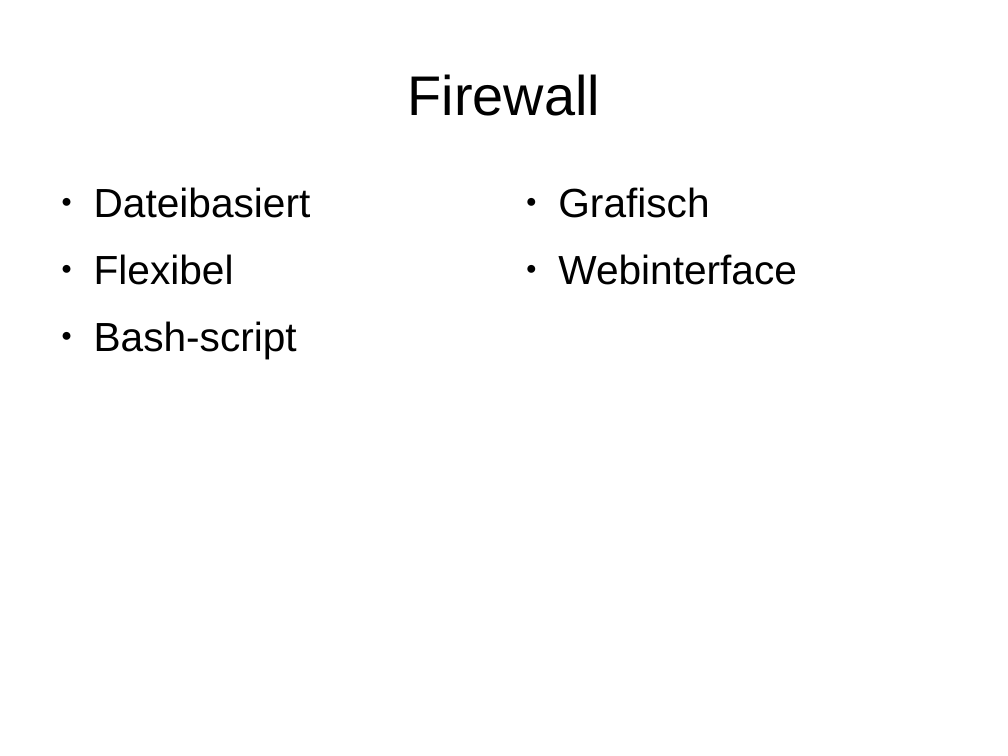
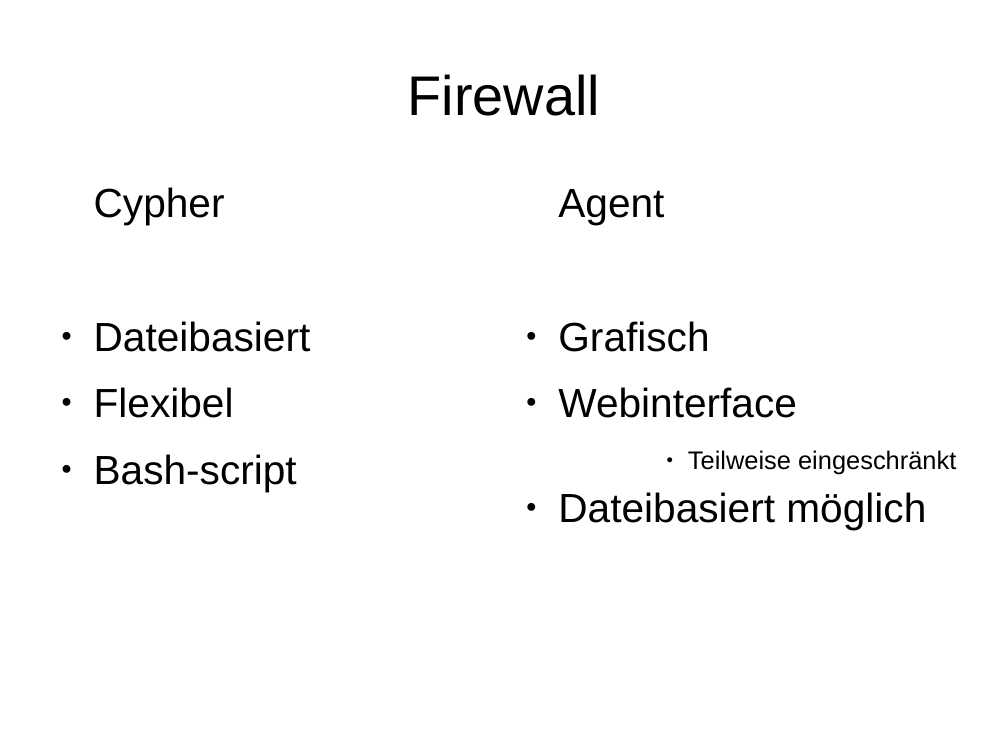
Before and after one commit to benf/trashbin, a slide deck: slide 4 of labor/presentation.odp. Drawn at 1008x756 pixels with LibreOffice and Linux fonts; fonts in the diff are those of the drawing. Boxes give left, top, right and bottom in pixels: in the first picture for what was removed or moved away, otherwise in the second. Text is boxed around its words. In the diff, an @@ line names an element or a change of style, - is before the commit and + after.

Commit message:
presentation fw: add agent screenshot & code listing

```diff
--- a/labor/presentation.odp
+++ b/labor/presentation.odp
@@ text at <box>94,187,225,225</box>: paragraph added @@
+Cypher
@@ text at <box>558,189,664,225</box>: paragraph added @@
+Agent
@@ text at <box>558,450,956,530</box>: paragraphs added @@
+      ● Teilweise eingeschränkt
+● Dateibasiert möglich
```
Also in this commit, not shown: 2 other slides changed, 3 slides added, 2 slides removed.
